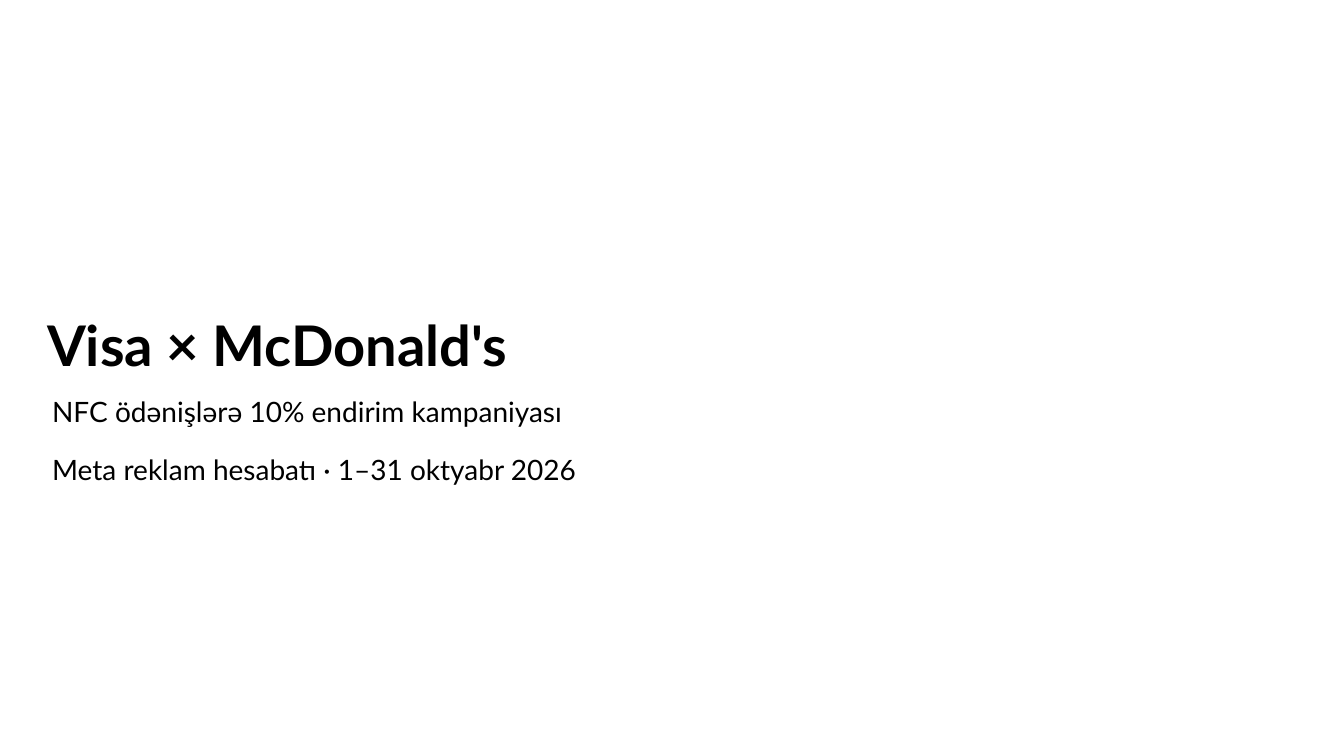
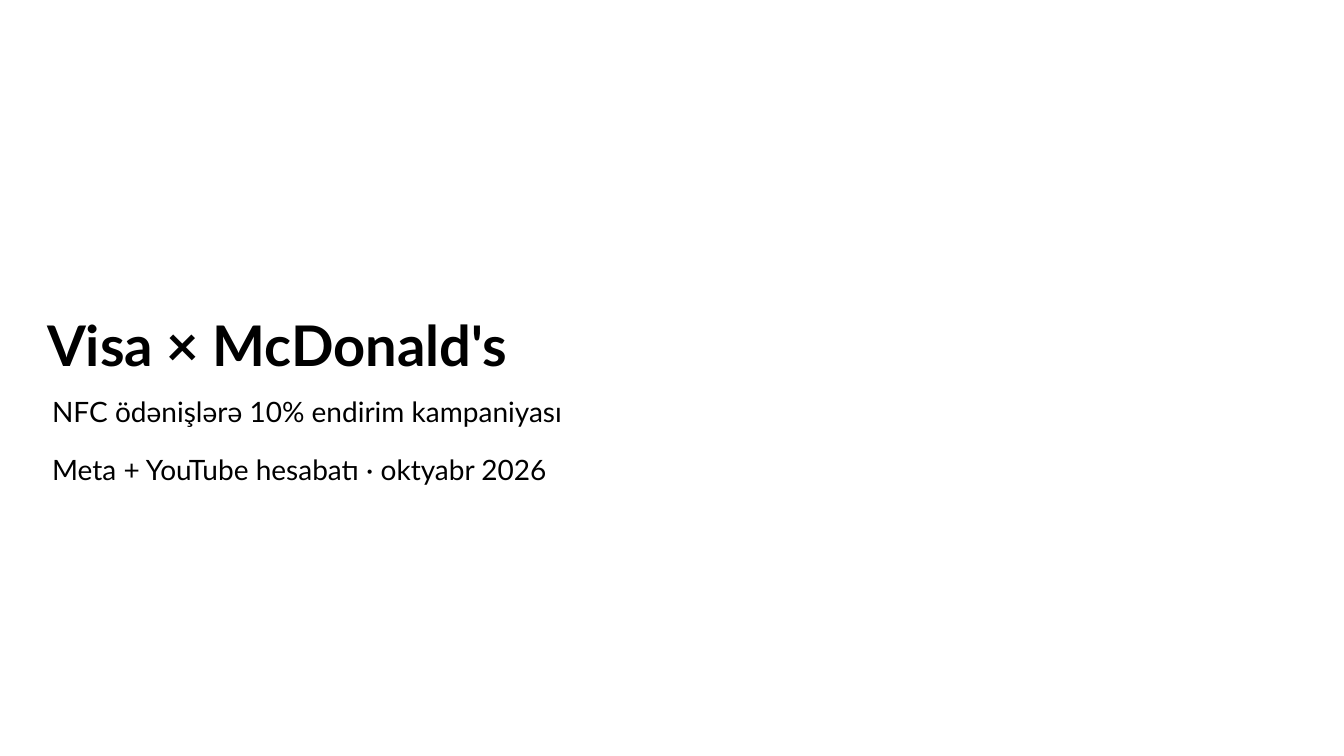
Before and after one commit to omgazerbaijan2022-ops/mcd-meta-report, a slide deck: slide 1 of visa/McDonalds_AZ_Visa_Report_Oct_2026.pptx. Drawn at 1344x756 pixels with LibreOffice and Linux fonts; fonts in the diff are those of the drawing; background and template pictures are left out. Boxes give left, top, right and bottom in pixels: in the first picture for what was removed or moved away, otherwise in the second. Text is boxed around its words. In the diff, an @@ line names an element or a change of style, - is before the commit and + after.

```diff
--- a/visa/McDonalds_AZ_Visa_Report_Oct_2026.pptx
+++ b/visa/McDonalds_AZ_Visa_Report_Oct_2026.pptx
@@ subtitle at [52,459,546,485]: text changed @@
-Meta reklam hesabatı · 1–31 oktyabr 2026
+Meta + YouTube hesabatı · oktyabr 2026
```
Also in this commit, not shown: 6 other slides changed, 3 slides added, 4 other files.
